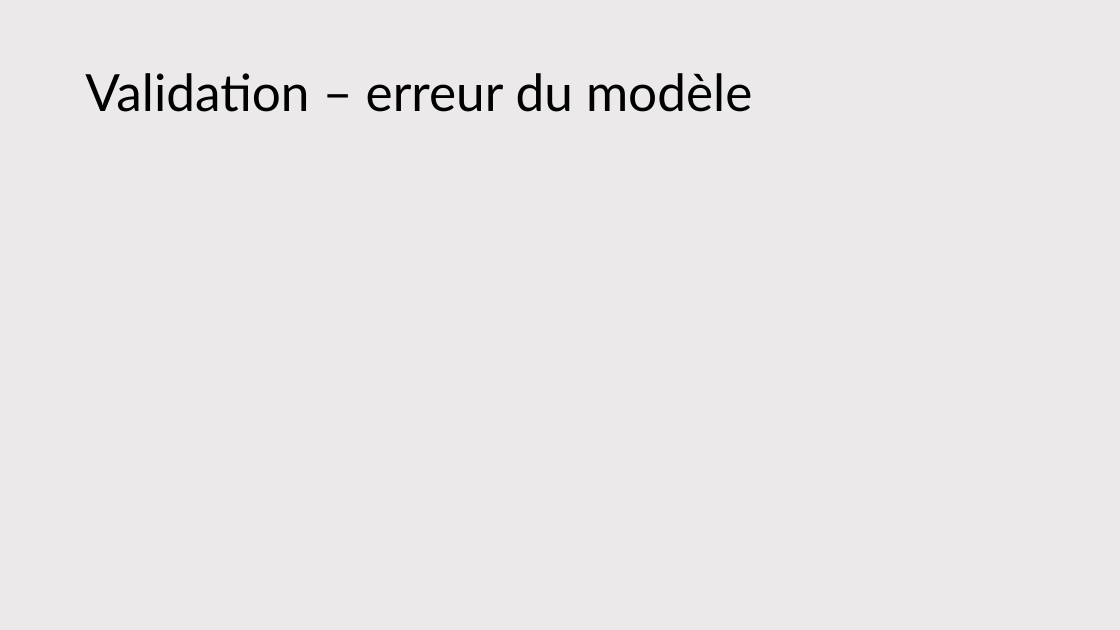
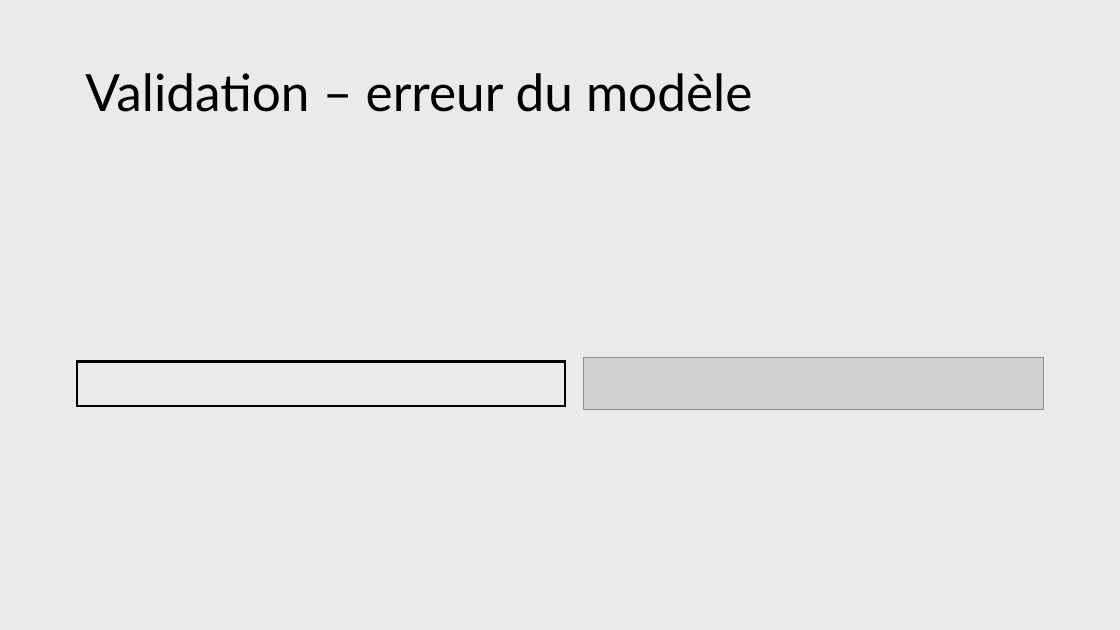
Before and after one commit to antoine-pt/MEC8211, a slide deck: slide 21 of projet_final/projet_final/MEC8211-Projet-final-Presentation.pptx. Drawn at 1120x630 pixels with LibreOffice and Linux fonts; fonts in the diff are those of the drawing; grey boxes stand for pictures. Boxes give left, top, right and bottom in pixels: in the first picture for what was removed or moved away, otherwise in the second. Text is boxed around its words. In the diff, an @@ line names an element or a change of style, - is before the commit and + after.

Commit message:
Validation terminée

```diff
--- a/projet_final/projet_final/MEC8211-Projet-final-Presentation.pptx
+++ b/projet_final/projet_final/MEC8211-Projet-final-Presentation.pptx
@@ picture added at (584,358,1044,410) @@
@@ rectangle added at (77,361,565,406), outline #000000 2.25 pt @@
```
Also in this commit, not shown: 1 other file.
